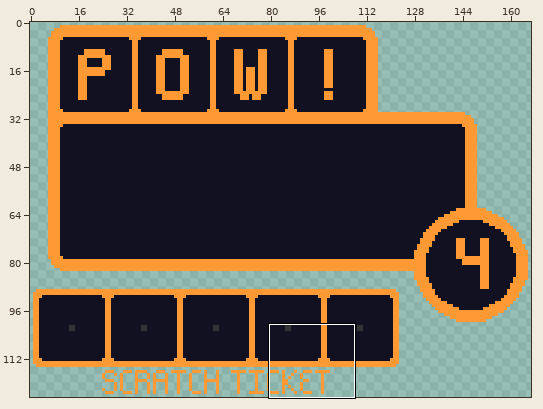
Pixel-art file, stored at ase/ptable.ase. The picture above shows the old version from afar; the outline marks the close-up.
Close-up. Earlier state:
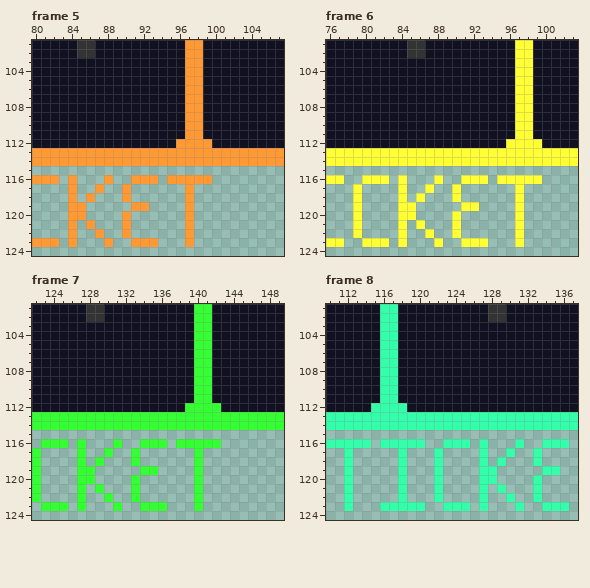
167x125 pixels, 11 frames. Shown: frame 5: x 80..107, y 101..124; frame 6: x 76..103, y 101..124; frame 7: x 122..149, y 101..124; frame 8: x 110..137, y 101..124. The commit also changed other frames or places, which this record leaves out.
New version:
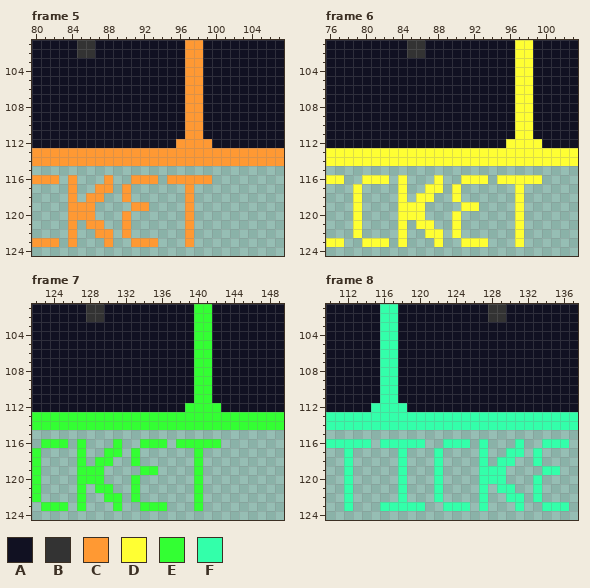
Palette (. is transparent): A #111122  B #333333  C #ff9933  D #ffff33  E #33ff33  F #33ffaa
The edit:
Frame 5, layer "fg":
Colour C now appears in row 117 at x 88; in row 118 at x 87; in rows 119 to 120 at x 86; in row 121 at x 87; in row 122 at x 88.
Frame 6, layer "fg":
Colour D now appears in row 117 at x 88; in row 118 at x 87; in rows 119 to 120 at x 86; in row 121 at x 87; in row 122 at x 88.
Frame 7, layer "fg":
Colour E now appears in row 117 at x 131; in row 118 at x 130; in rows 119 to 120 at x 129; in row 121 at x 130; in row 122 at x 131.
Frame 8, layer "fg":
Colour F now appears in row 117 at x 131; in row 118 at x 130; in rows 119 to 120 at x 129; in row 121 at x 130; in row 122 at x 131.
Where, in picture pixels (left, top, right, bottom), the same in both close-ups:
added: (86, 184, 113, 238)
added: (416, 184, 443, 238)
added: (95, 448, 122, 502)
added: (497, 448, 524, 502)
